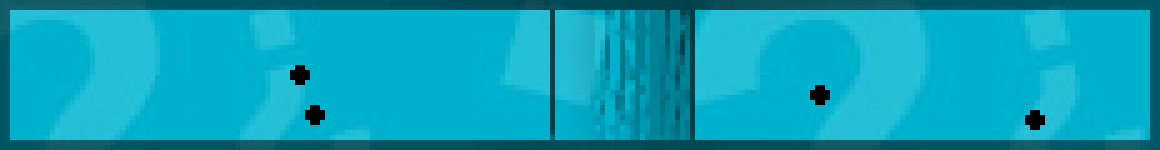
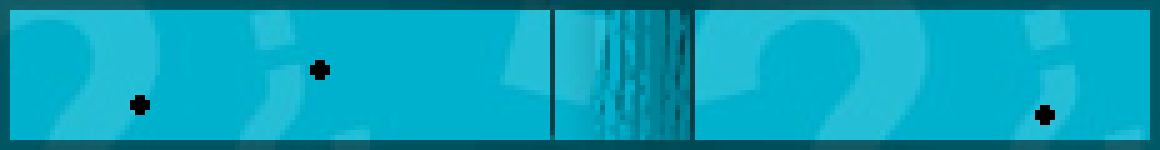
Revision of a layered 1160 × 150 image; what changed, layer by layer:
hid "5-09 Gladiator" over bbox(290, 65, 1045, 130)
added layer "5-14 Detective" in group "Series 5" over bbox(130, 60, 1055, 125)
